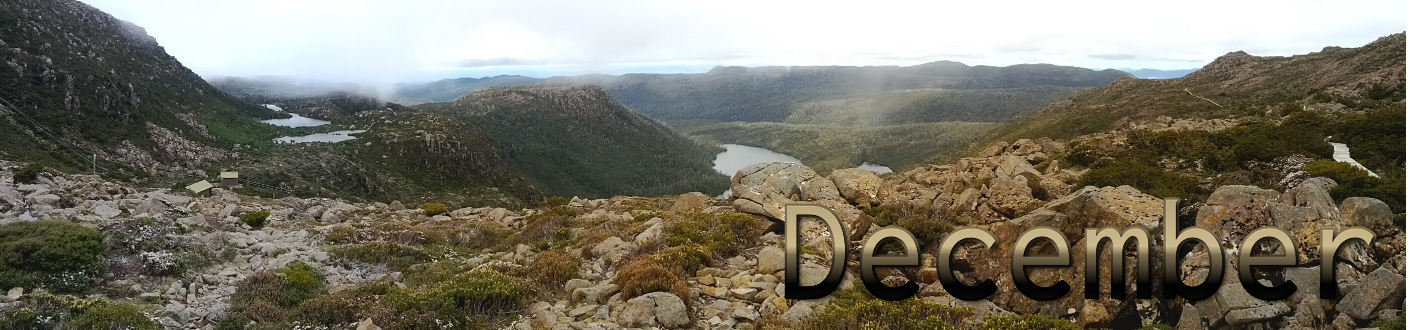
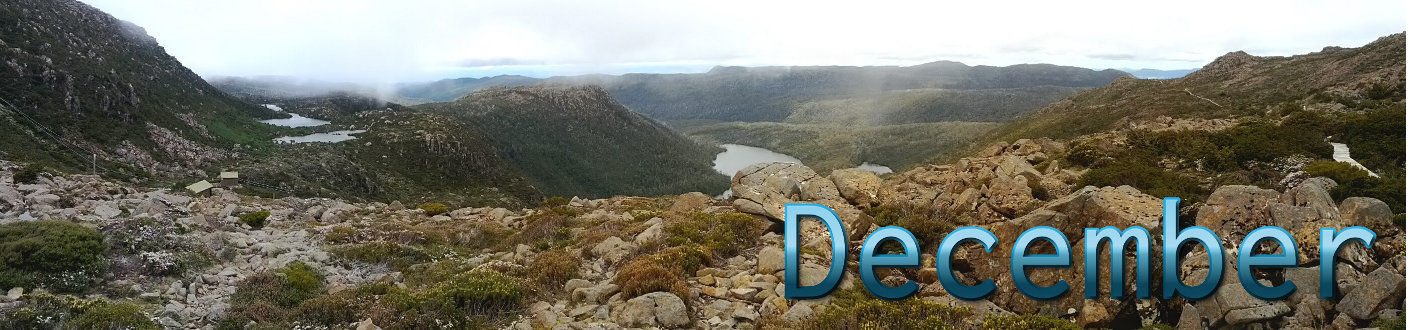
The second (1410, 330) image is a revision of the first. Changes to its layers:
painted on "Grow-me" over [left=784, top=197, right=1377, bottom=302]
